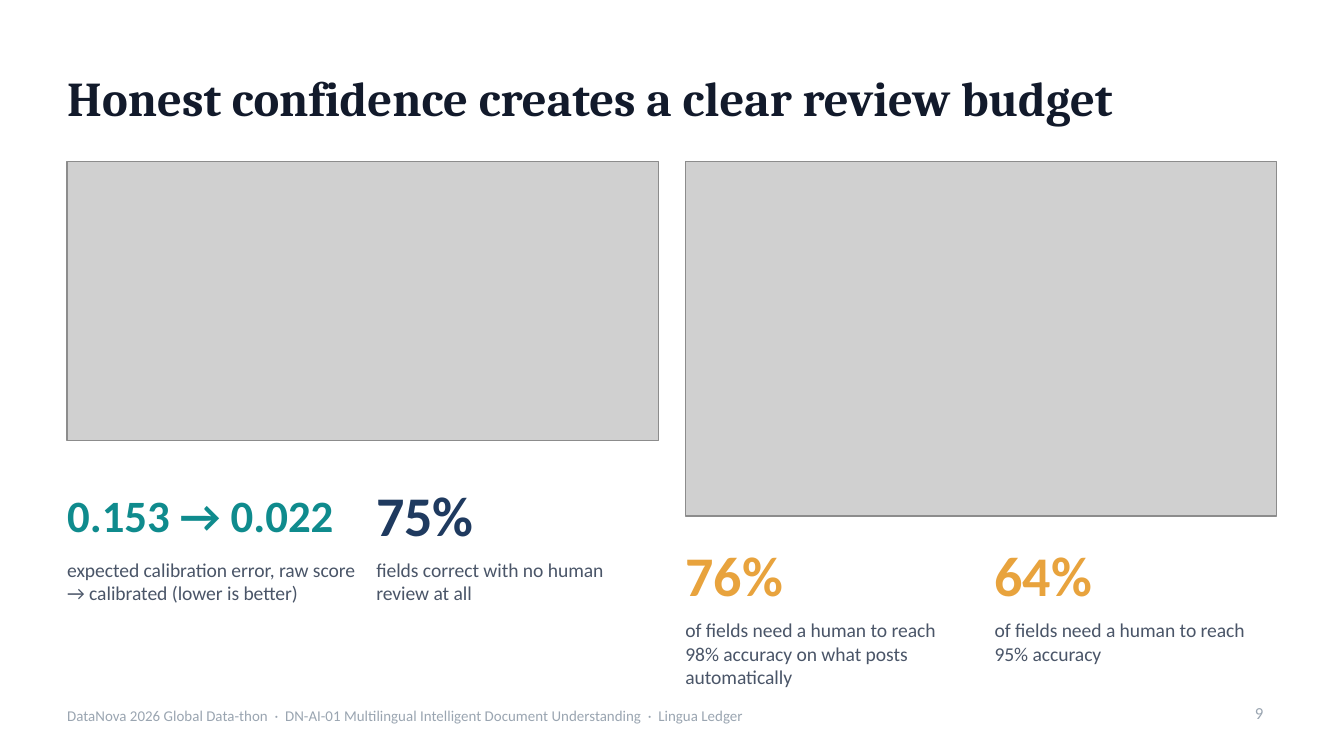
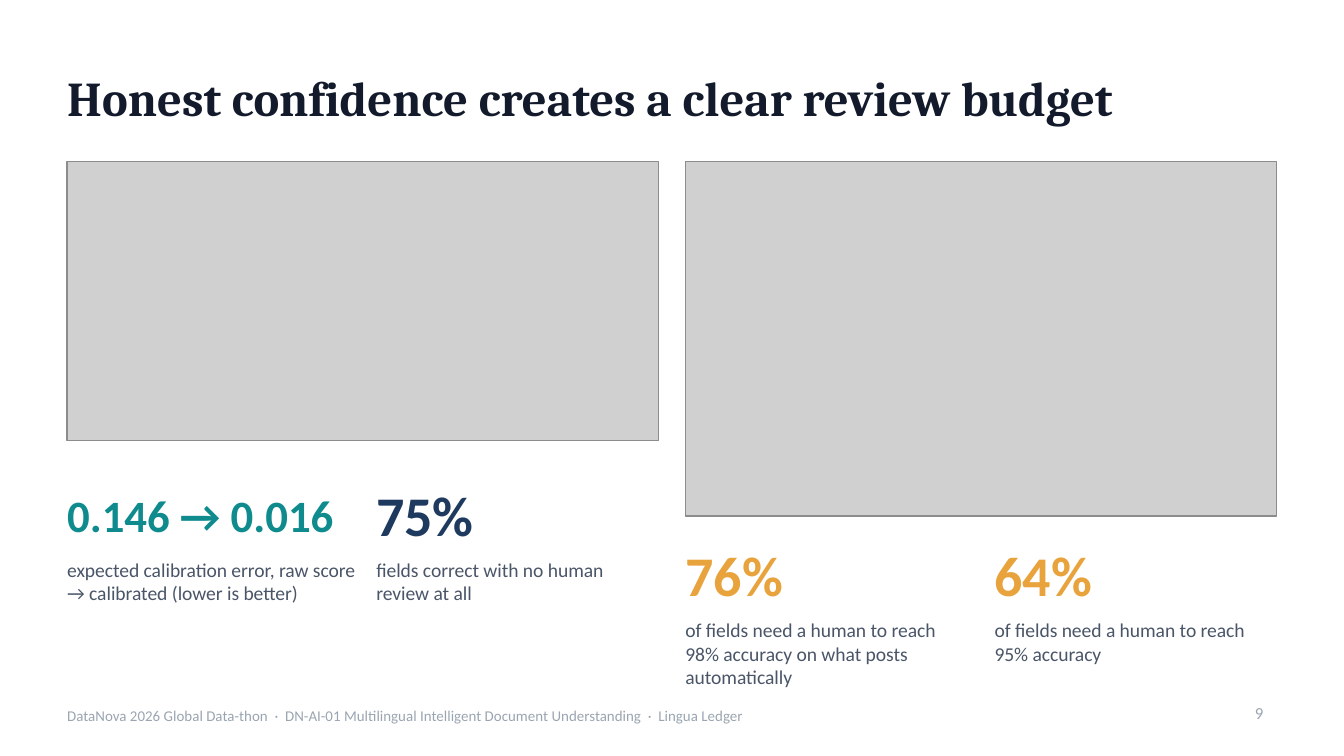
Before and after one commit to rishavnaskar/lingua-ledger, a slide deck: slide 9 of deck/LinguaLedger-DataNova2026-Round1.pptx. Drawn at 1344x756 pixels with LibreOffice and Linux fonts; fonts in the diff are those of the drawing; grey boxes stand for pictures. Boxes give left, top, right and bottom in pixels: in the first picture for what was removed or moved away, otherwise in the second. Text is boxed around its words. In the diff, an @@ line names an element or a change of style, - is before the commit and + after.

Commit message:
Arbiter for reader disputes, anomaly checks with vendor memory, learning from review
The arbiter sends a crop around both candidate values to the vision model when
the readers disagree. Measured on the 198-document run: overriding values did
not help (76.3% to 75.4% on disputed fields), so the verdict is a confidence
signal by default (ECE 0.022 to 0.016). Deterministic anomaly checks compare a
document against a ledger memory of posted vendors. Reviewer decisions refit the
isotonic calibrator on the spot; the web shows the effect before and after.

```diff
--- a/deck/LinguaLedger-DataNova2026-Round1.pptx
+++ b/deck/LinguaLedger-DataNova2026-Round1.pptx
@@ text at (x1=67, y1=501, x2=334, y2=533): text changed @@
-0.153 → 0.022
+0.146 → 0.016
```
Also in this commit, not shown: 4 other slides changed, 39 other files.
